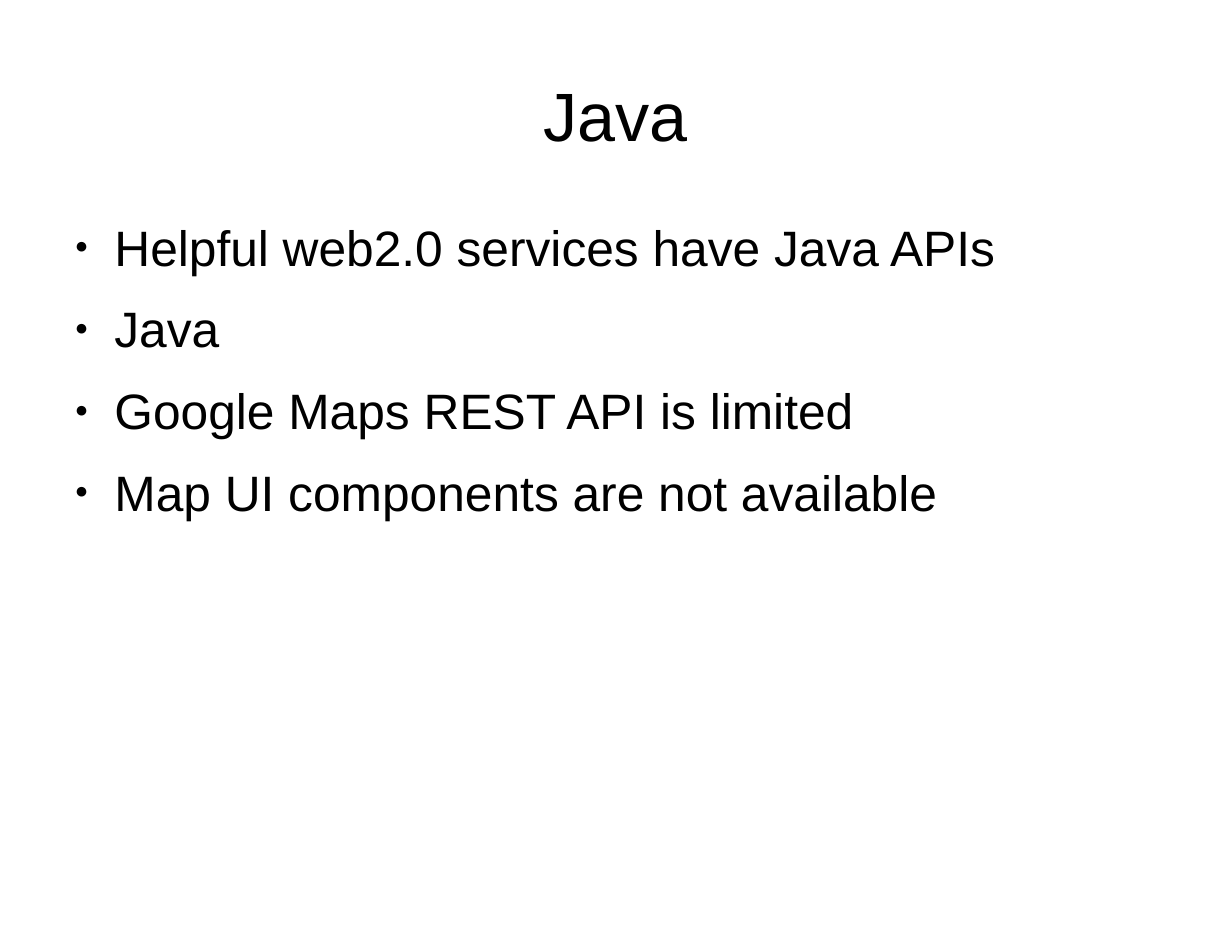
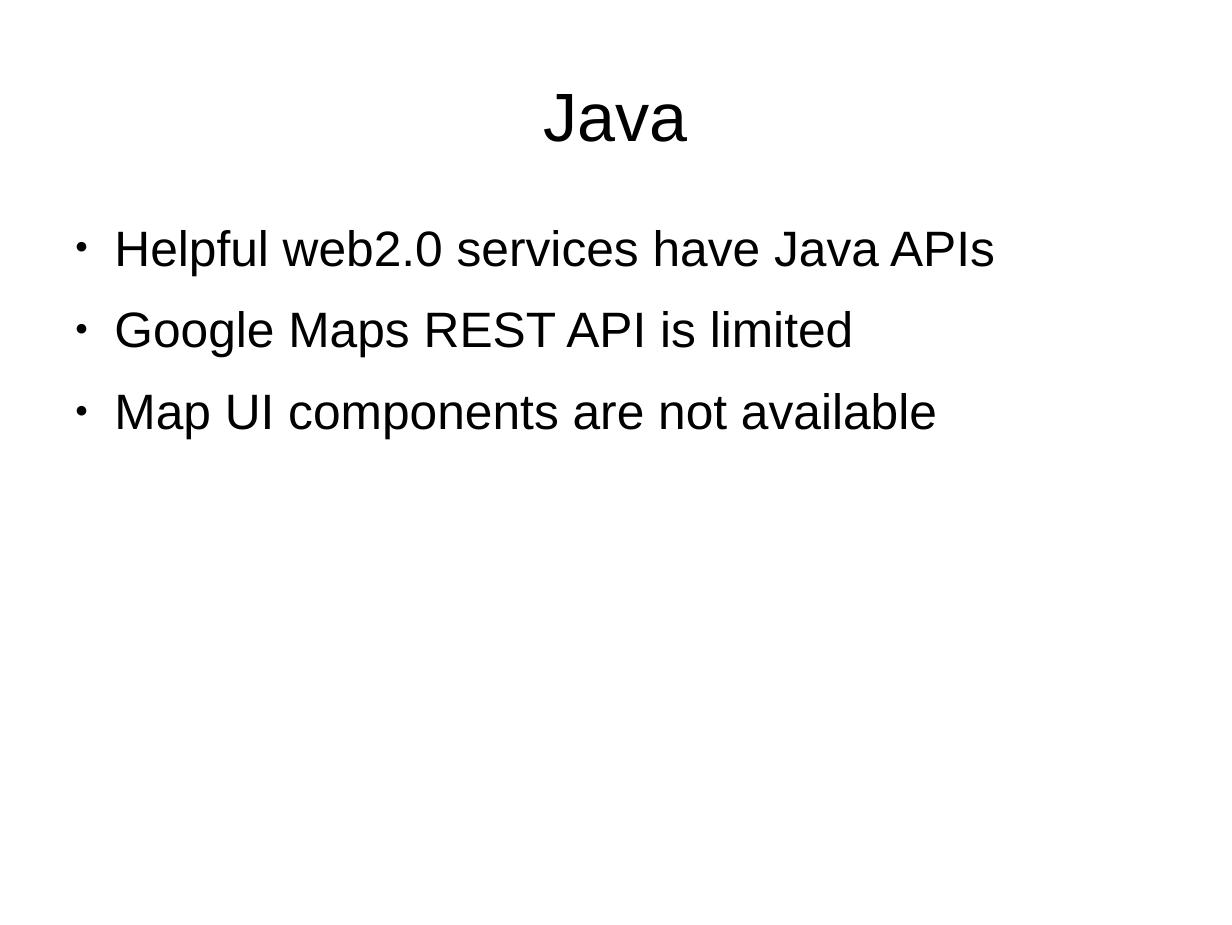
Before and after one commit to fsuarez2005/cosc481-frank-placemap, a slide deck: slide 6 of doc/presentation.odp. Drawn at 1232x925 pixels with LibreOffice and Linux fonts; fonts in the diff are those of the drawing; background and template pictures are left out. Boxes give left, top, right and bottom in pixels: in the first picture for what was removed or moved away, otherwise in the second. Text is boxed around its words. In the diff, an @@ line names an element or a change of style, - is before the commit and + after.

```diff
--- a/doc/presentation.odp
+++ b/doc/presentation.odp
@@ text at (x1=114, y1=312, x2=219, y2=348): paragraph removed @@
-● Java
```
Also in this commit, not shown: 2 other slides changed, 1 slide added, 1 slide removed.
